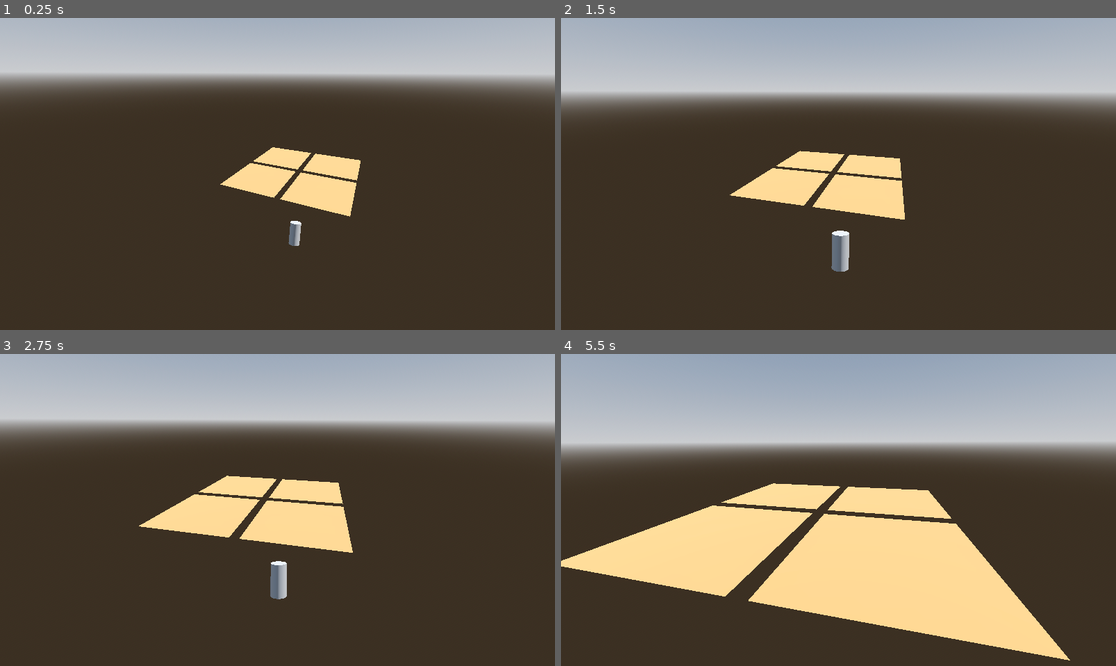
Above: before the commit, frames 1-4 (two rows, left to right).
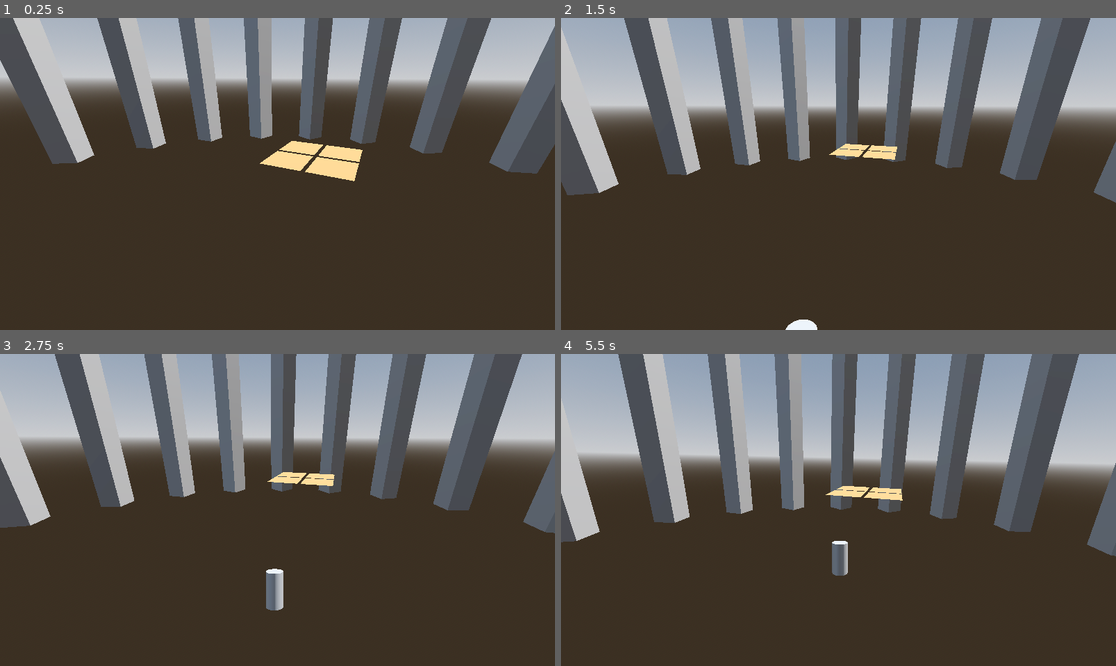
Above: after the commit, the same moments.

Repository: Cammymoop/ictgamejam-winter-2026
Game: Godot game, scene res://main_game_scene.tscn
The game is run twice, just before and just after one commit, with the same random seed, the same clock (stepped at 60 frames per second) and the same inputs.
Inputs:
- Up to frame 1 (0.25 s): no input
- Up to frame 2 (1.5 s): no input
- Up to frame 3 (2.75 s): no input
- Up to frame 4 (5.5 s): no input

The runs differ from the first frame. In frame 1, 23% of the frame differs, in the area x 0-100%, y 0-74%; in frame 2, 30%; in frame 3, 31%; in frame 4, 49%, in the area x 0-100%, y 0-99%.

Commit message:
add background for visual reference

Diff:
--- a/assets/world_scene.tscn
+++ b/assets/world_scene.tscn
@@ -10,11 +10,15 @@
 albedo_color = Color(0.800883, 0.46875292, 0.25697276, 1)
 
 [sub_resource type="Curve3D" id="Curve3D_q24km"]
+closed = true
 _data = {
-"points": PackedVector3Array(0, 0, 0, 0, 0, 0, 13.283602, 11.047097, 22.419273, 0, 0, 0, 0, 0, 0, 9.679371, 4.510771, 5.958379, 0, 0, 0, 0, 0, 0, 5.4445558, 9.039895, -5.1667194, 0, 0, 0, 0, 0, 0, -1.4517655, 18.147873, -11.006868),
-"tilts": PackedFloat32Array(0, 0, 0, 0)
+"points": PackedVector3Array(0, 0, 0, 0, 0, 0, 13.283602, 14.70947, 22.419273, 0, 0, 0, 0, 0, 0, 8.6514, 9.427879, 5.958379, 0, 0, 0, 0, 0, 0, 5.4445558, 12.702268, -6.9116855, 0, 0, 0, 0, 0, 0, -1.4517655, 21.810246, -17.454723, 0, 0, 0, 0, 0, 0, 0.7231941, 13.560972, -36.222775, 0, 0, 0, 0, 0, 0, -0.43791866, 10.725056, -43.64782, 0, 0, 0, 0, 0, 0, -6.678437, 12.691288, -69.22198, 0, 0, 0, 0, 0, 0, 10.548577, 15.116587, -85.86483, 0, 0, 0, 0, 0, 0, 27.584778, 17.328217, -72.26388, 0, 0, 0, 0, 0, 0, 40.6298, 9.214958, -17.791946, 0, 0, 0, 0, 0, 0, 28.724335, 15.866194, 22.3079),
+"tilts": PackedFloat32Array(0, 0, 0, 0, 0, 0, 0, 0, 0, 0, 0)
 }
-point_count = 4
+point_count = 11
+
+[sub_resource type="BoxMesh" id="BoxMesh_fvgax"]
+size = Vector3(50, 500, 50)
 
 [node name="World" type="Node3D" unique_id=1982225913]
 
@@ -42,9 +46,182 @@
 remote_transform = NodePath("Path3D/PathFollow3D/RemoteTransform3D")
 
 [node name="Path3D" type="Path3D" parent="LevelPath" unique_id=1165247603]
+transform = Transform3D(1, 0, 0, 0, 1, 0, 0, 0, 1, 4.160447, -1.9073486e-06, 48.825333)
 curve = SubResource("Curve3D_q24km")
 
 [node name="PathFollow3D" type="PathFollow3D" parent="LevelPath/Path3D" unique_id=1948369827]
-transform = Transform3D(0.9768565, -0.07735074, 0.19941324, 3.725286e-09, 0.93231434, 0.36163893, -0.21388972, -0.35326883, 0.910741, 13.283602, 11.047097, 22.419273)
+transform = Transform3D(0.9626106, -0.07993927, 0.25882062, 0, 0.95546025, 0.2951047, -0.27088484, -0.2840705, 0.91973954, 13.283602, 14.70947, 22.419273)
 
 [node name="RemoteTransform3D" type="RemoteTransform3D" parent="LevelPath/Path3D/PathFollow3D" unique_id=1483016685]
+
+[node name="BG" type="Node3D" parent="." unique_id=1181473713]
+metadata/_edit_group_ = true
+metadata/_edit_lock_ = true
+
+[node name="Node3D" type="Node3D" parent="BG" unique_id=315048420]
+transform = Transform3D(1, 0, 0, 0, 1, 0, 0, 0, 1, 0, 100, 0)
+
+[node name="MeshInstance3D" type="MeshInstance3D" parent="BG/Node3D" unique_id=1763841916]
+transform = Transform3D(0.70710677, 0, 0.70710677, 0, 1, 0, -0.70710677, 0, 0.70710677, 0, 0, -600)
+mesh = SubResource("BoxMesh_fvgax")
+
+[node name="Node3D2" type="Node3D" parent="BG" unique_id=105550244]
+transform = Transform3D(0.9659258, 0, -0.25881904, 0, 1, 0, 0.25881904, 0, 0.9659258, 0, 100, 0)
+
+[node name="MeshInstance3D" type="MeshInstance3D" parent="BG/Node3D2" unique_id=574585383]
+transform = Transform3D(0.70710677, 0, 0.70710677, 0, 1, 0, -0.70710677, 0, 0.70710677, 0, 0, -600)
+mesh = SubResource("BoxMesh_fvgax")
+
+[node name="Node3D3" type="Node3D" parent="BG" unique_id=1241867386]
+transform = Transform3D(0.8660254, 0, -0.5, 0, 1, 0, 0.5, 0, 0.8660254, 0, 100, 0)
+
+[node name="MeshInstance3D" type="MeshInstance3D" parent="BG/Node3D3" unique_id=1981513687]
+transform = Transform3D(0.70710677, 0, 0.70710677, 0, 1, 0, -0.70710677, 0, 0.70710677, 0, 0, -600)
+mesh = SubResource("BoxMesh_fvgax")
+
+[node name="Node3D4" type="Node3D" parent="BG" unique_id=1612493017]
+transform = Transform3D(0.7071068, 0, -0.7071068, 0, 1, 0, 0.7071068, 0, 0.7071068, 0, 100, 0)
+
+[node name="MeshInstance3D" type="MeshInstance3D" parent="BG/Node3D4" unique_id=1563775025]
+transform = Transform3D(0.70710677, 0, 0.70710677, 0, 1, 0, -0.70710677, 0, 0.70710677, 0, 0, -600)
+mesh = SubResource("BoxMesh_fvgax")
+
+[node name="Node3D5" type="Node3D" parent="BG" unique_id=2104250154]
+transform = Transform3D(0.49999997, 0, -0.8660253, 0, 1, 0, 0.8660253, 0, 0.49999997, 0, 100, 0)
+
+[node name="MeshInstance3D" type="MeshInstance3D" parent="BG/Node3D5" unique_id=2090526381]
+transform = Transform3D(0.70710677, 0, 0.70710677, 0, 1, 0, -0.70710677, 0, 0.70710677, 0, 0, -600)
+mesh = SubResource("BoxMesh_fvgax")
+
+[node name="Node3D6" type="Node3D" parent="BG" unique_id=1987285723]
+transform = Transform3D(0.25881904, 0, -0.9659258, 0, 1, 0, 0.9659258, 0, 0.25881904, 0, 100, 0)
+
+[node name="MeshInstance3D" type="MeshInstance3D" parent="BG/Node3D6" unique_id=173654428]
+transform = Transform3D(0.70710677, 0, 0.70710677, 0, 1, 0, -0.70710677, 0, 0.70710677, 0, 0, -600)
+mesh = SubResource("BoxMesh_fvgax")
+
+[node name="Node3D7" type="Node3D" parent="BG" unique_id=253209039]
+transform = Transform3D(-2.9802322e-08, 0, -1.0000001, 0, 1, 0, 1.0000001, 0, -2.9802322e-08, 0, 100, 0)
+
+[node name="MeshInstance3D" type="MeshInstance3D" parent="BG/Node3D7" unique_id=1888956683]
+transform = Transform3D(0.70710677, 0, 0.70710677, 0, 1, 0, -0.70710677, 0, 0.70710677, 0, 0, -600)
+mesh = SubResource("BoxMesh_fvgax")
+
+[node name="Node3D8" type="Node3D" parent="BG" unique_id=1361658031]
+transform = Transform3D(-0.25881904, 0, -0.9659258, 0, 1, 0, 0.9659258, 0, -0.25881904, 0, 100, 0)
+
+[node name="MeshInstance3D" type="MeshInstance3D" parent="BG/Node3D8" unique_id=1657380242]
+transform = Transform3D(0.70710677, 0, 0.70710677, 0, 1, 0, -0.70710677, 0, 0.70710677, 0, 0, -600)
+mesh = SubResource("BoxMesh_fvgax")
+
+[node name="Node3D9" type="Node3D" parent="BG" unique_id=1241260205]
+transform = Transform3D(-0.50000006, 0, -0.8660254, 0, 1, 0, 0.8660254, 0, -0.50000006, 0, 100, 0)
+
+[node name="MeshInstance3D" type="MeshInstance3D" parent="BG/Node3D9" unique_id=643075519]
+transform = Transform3D(0.70710677, 0, 0.70710677, 0, 1, 0, -0.70710677, 0, 0.70710677, 0, 0, -600)
+mesh = SubResource("BoxMesh_fvgax")
+
+[node name="Node3D10" type="Node3D" parent="BG" unique_id=1443910792]
+transform = Transform3D(-0.70710695, 0, -0.7071068, 0, 1, 0, 0.7071068, 0, -0.70710695, 0, 100, 0)
+
+[node name="MeshInstance3D" type="MeshInstance3D" parent="BG/Node3D10" unique_id=816442620]
+transform = Transform3D(0.70710677, 0, 0.70710677, 0, 1, 0, -0.70710677, 0, 0.70710677, 0, 0, -600)
+mesh = SubResource("BoxMesh_fvgax")
+
+[node name="Node3D11" type="Node3D" parent="BG" unique_id=469881556]
+transform = Transform3D(-0.86602545, 0, -0.49999997, 0, 1, 0, 0.49999997, 0, -0.86602545, 0, 100, 0)
+
+[node name="MeshInstance3D" type="MeshInstance3D" parent="BG/Node3D11" unique_id=90876633]
+transform = Transform3D(0.70710677, 0, 0.70710677, 0, 1, 0, -0.70710677, 0, 0.70710677, 0, 0, -600)
+mesh = SubResource("BoxMesh_fvgax")
+
+[node name="Node3D12" type="Node3D" parent="BG" unique_id=1370779849]
+transform = Transform3D(-0.96592593, 0, -0.258819, 0, 1, 0, 0.258819, 0, -0.96592593, 0, 100, 0)
+
+[node name="MeshInstance3D" type="MeshInstance3D" parent="BG/Node3D12" unique_id=428884191]
+transform = Transform3D(0.70710677, 0, 0.70710677, 0, 1, 0, -0.70710677, 0, 0.70710677, 0, 0, -600)
+mesh = SubResource("BoxMesh_fvgax")
+
+[node name="Node3D13" type="Node3D" parent="BG" unique_id=1492366905]
+transform = Transform3D(-0.99999994, 0, 5.9604645e-08, 0, 1, 0, -5.9604645e-08, 0, -0.99999994, 0, 100, 0)
+
+[node name="MeshInstance3D" type="MeshInstance3D" parent="BG/Node3D13" unique_id=17723664]
+transform = Transform3D(0.70710677, 0, 0.70710677, 0, 1, 0, -0.70710677, 0, 0.70710677, 0, 0, -600)
+mesh = SubResource("BoxMesh_fvgax")
+
+[node name="Node3D14" type="Node3D" parent="BG" unique_id=1903630845]
+transform = Transform3D(-0.96592593, 0, 0.25881913, 0, 1, 0, -0.25881913, 0, -0.96592593, 0, 100, 0)
+
+[node name="MeshInstance3D" type="MeshInstance3D" parent="BG/Node3D14" unique_id=928014380]
+transform = Transform3D(0.70710677, 0, 0.70710677, 0, 1, 0, -0.70710677, 0, 0.70710677, 0, 0, -600)
+mesh = SubResource("BoxMesh_fvgax")
+
+[node name="Node3D15" type="Node3D" parent="BG" unique_id=1142604266]
+transform = Transform3D(-0.8660255, 0, 0.5000001, 0, 1, 0, -0.5000001, 0, -0.8660255, 0, 100, 0)
+
+[node name="MeshInstance3D" type="MeshInstance3D" parent="BG/Node3D15" unique_id=1298254374]
+transform = Transform3D(0.70710677, 0, 0.70710677, 0, 1, 0, -0.70710677, 0, 0.70710677, 0, 0, -600)
+mesh = SubResource("BoxMesh_fvgax")
+
+[node name="Node3D16" type="Node3D" parent="BG" unique_id=643618308]
+transform = Transform3D(-0.7071068, 0, 0.70710695, 0, 1, 0, -0.70710695, 0, -0.7071068, 0, 100, 0)
+
+[node name="MeshInstance3D" type="MeshInstance3D" parent="BG/Node3D16" unique_id=372867849]
+transform = Transform3D(0.70710677, 0, 0.70710677, 0, 1, 0, -0.70710677, 0, 0.70710677, 0, 0, -600)
+mesh = SubResource("BoxMesh_fvgax")
+
+[node name="Node3D17" type="Node3D" parent="BG" unique_id=1424958378]
+transform = Transform3D(-0.49999994, 0, 0.8660255, 0, 1, 0, -0.8660255, 0, -0.49999994, 0, 100, 0)
+
+[node name="MeshInstance3D" type="MeshInstance3D" parent="BG/Node3D17" unique_id=1637735764]
+transform = Transform3D(0.70710677, 0, 0.70710677, 0, 1, 0, -0.70710677, 0, 0.70710677, 0, 0, -600)
+mesh = SubResource("BoxMesh_fvgax")
+
+[node name="Node3D18" type="Node3D" parent="BG" unique_id=55222108]
+transform = Transform3D(-0.25881895, 0, 0.96592605, 0, 1, 0, -0.96592605, 0, -0.25881895, 0, 100, 0)
+
+[node name="MeshInstance3D" type="MeshInstance3D" parent="BG/Node3D18" unique_id=443722919]
+transform = Transform3D(0.70710677, 0, 0.70710677, 0, 1, 0, -0.70710677, 0, 0.70710677, 0, 0, -600)
+mesh = SubResource("BoxMesh_fvgax")
+
+[node name="Node3D19" type="Node3D" parent="BG" unique_id=427623007]
+transform = Transform3D(1.1920929e-07, 0, 1, 0, 1, 0, -1, 0, 1.1920929e-07, 0, 100, 0)
+
+[node name="MeshInstance3D" type="MeshInstance3D" parent="BG/Node3D19" unique_id=915923780]
+transform = Transform3D(0.70710677, 0, 0.70710677, 0, 1, 0, -0.70710677, 0, 0.70710677, 0, 0, -600)
+mesh = SubResource("BoxMesh_fvgax")
+
+[node name="Node3D20" type="Node3D" parent="BG" unique_id=340952566]
+transform = Transform3D(0.25881916, 0, 0.9659258, 0, 1, 0, -0.9659258, 0, 0.25881916, 0, 100, 0)
+
+[node name="MeshInstance3D" type="MeshInstance3D" parent="BG/Node3D20" unique_id=203779040]
+transform = Transform3D(0.70710677, 0, 0.70710677, 0, 1, 0, -0.70710677, 0, 0.70710677, 0, 0, -600)
+mesh = SubResource("BoxMesh_fvgax")
+
+[node name="Node3D21" type="Node3D" parent="BG" unique_id=201368933]
+transform = Transform3D(0.5, 0, 0.8660252, 0, 1, 0, -0.8660252, 0, 0.5, 0, 100, 0)
+
+[node name="MeshInstance3D" type="MeshInstance3D" parent="BG/Node3D21" unique_id=2124588619]
+transform = Transform3D(0.70710677, 0, 0.70710677, 0, 1, 0, -0.70710677, 0, 0.70710677, 0, 0, -600)
+mesh = SubResource("BoxMesh_fvgax")
+
+[node name="Node3D22" type="Node3D" parent="BG" unique_id=1030124815]
+transform = Transform3D(0.70710695, 0, 0.7071068, 0, 1, 0, -0.7071068, 0, 0.70710695, 0, 100, 0)
+
+[node name="MeshInstance3D" type="MeshInstance3D" parent="BG/Node3D22" unique_id=2001102514]
+transform = Transform3D(0.70710677, 0, 0.70710677, 0, 1, 0, -0.70710677, 0, 0.70710677, 0, 0, -600)
+mesh = SubResource("BoxMesh_fvgax")
+
+[node name="Node3D23" type="Node3D" parent="BG" unique_id=1666977678]
+transform = Transform3D(0.86602557, 0, 0.49999997, 0, 1, 0, -0.49999997, 0, 0.86602557, 0, 100, 0)
+
+[node name="MeshInstance3D" type="MeshInstance3D" parent="BG/Node3D23" unique_id=718597261]
+transform = Transform3D(0.70710677, 0, 0.70710677, 0, 1, 0, -0.70710677, 0, 0.70710677, 0, 0, -600)
+mesh = SubResource("BoxMesh_fvgax")
+
+[node name="Node3D24" type="Node3D" parent="BG" unique_id=1589043070]
+transform = Transform3D(0.96592605, 0, 0.25881895, 0, 1, 0, -0.25881895, 0, 0.96592605, 0, 100, 0)
+
+[node name="MeshInstance3D" type="MeshInstance3D" parent="BG/Node3D24" unique_id=1343145547]
+transform = Transform3D(0.70710677, 0, 0.70710677, 0, 1, 0, -0.70710677, 0, 0.70710677, 0, 0, -600)
+mesh = SubResource("BoxMesh_fvgax")
